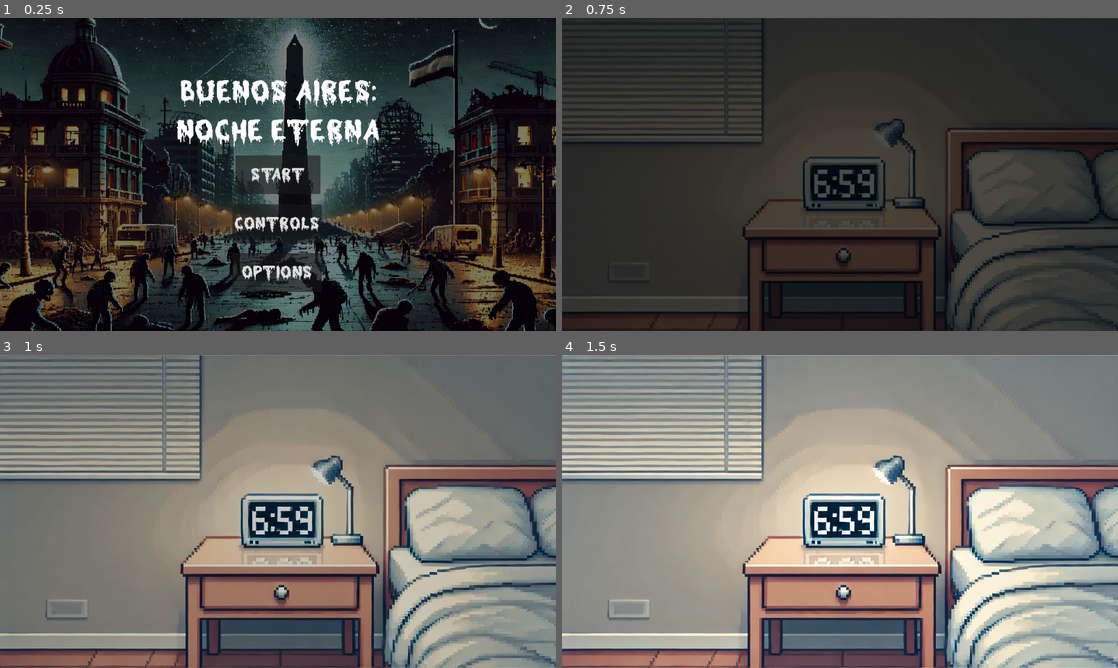
Above: before the commit, frames 1-4 (two rows, left to right).
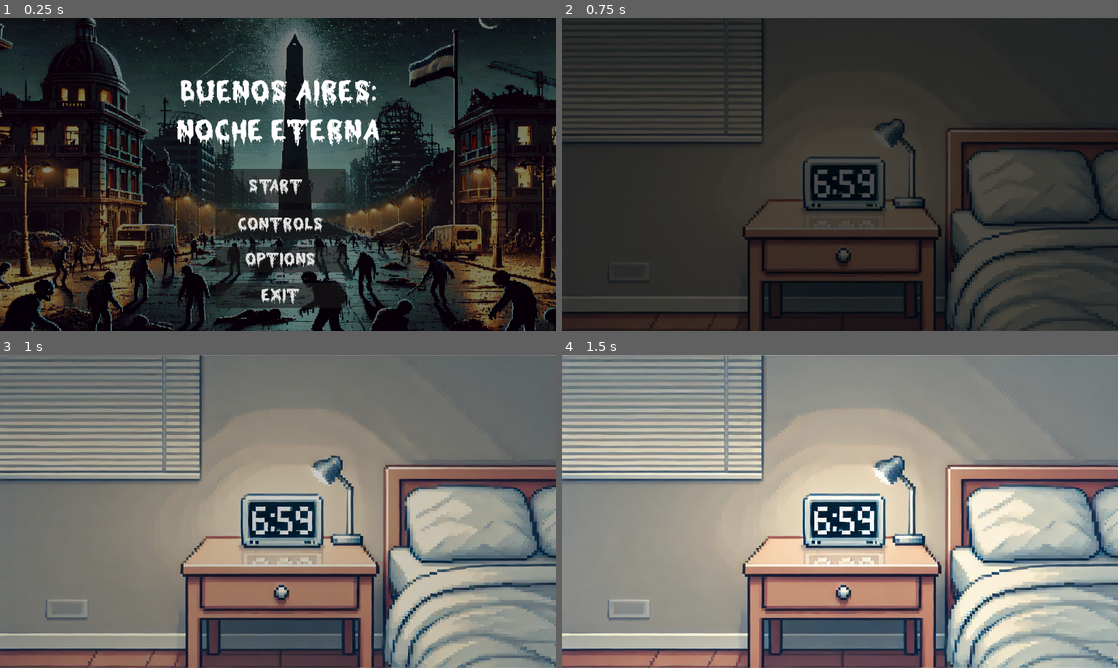
Above: after the commit, the same moments.

Repository: jmsanchezdiaz/boss-ipv-2024-e3.14cos
Game: Godot game, scene res://menu.tscn
Two runs of this game, one before a commit and one after it. Both use one fixed random seed, a clock stepped at 60 frames per second and the inputs below. Sound files missing from this copy of the repository are replaced by a short silence.
Inputs (mouse positions are in pixels of both pictures, inside the frame that each line leads up to):
- Up to frame 1 (0.25 s): no input
- Up to frame 2 (0.75 s): click "Start" at 0.5 s
- Up to frame 3 (1 s): no input
- Up to frame 4 (1.5 s): move the mouse to (962, 495) at 1.27 s; press the mouse at (962, 495) at 1.28 s; hold D (move_right) from 1.28 s (still down)

The runs differ from the first frame. In frame 1, 4.8% of the frame differs, in the area x 37-63%, y 43-93%; in frame 2, nothing differs; in frame 3, nothing differs; in frame 4, nothing differs.

Commit message:
add exit option

Diff:
--- a/default_bus_layout.tres
+++ b/default_bus_layout.tres
@@ -37,7 +37,7 @@
 bus/1/solo = false
 bus/1/mute = false
 bus/1/bypass_fx = false
-bus/1/volume_db = -10.5185
+bus/1/volume_db = 2.51146
 bus/1/send = &"Master"
 bus/1/effect/0/effect = SubResource("AudioEffectCompressor_yqyqd")
 bus/1/effect/0/enabled = false
@@ -67,7 +67,7 @@
 bus/4/solo = false
 bus/4/mute = false
 bus/4/bypass_fx = false
-bus/4/volume_db = -1.91699
+bus/4/volume_db = -1.33038
 bus/4/send = &"Player"
 bus/5/name = &"PlayerAttack"
 bus/5/solo = false
--- a/game_hud.gd
+++ b/game_hud.gd
@@ -32,3 +32,8 @@
 func _on_options_btn_pressed() -> void:
 	optionsBtn.release_focus()
 	options.show()
+
+
+
+func _on_exit_pressed() -> void:
+	get_tree().quit()
--- a/game_hud.tscn
+++ b/game_hud.tscn
@@ -8,7 +8,6 @@
 script = ExtResource("1_s7av8")
 
 [node name="Options" parent="." instance=ExtResource("3_o855o")]
-visible = false
 
 [node name="GameOver" type="Control" parent="."]
 layout_mode = 3
@@ -78,9 +77,9 @@
 anchor_top = 0.5
 anchor_right = 0.5
 anchor_bottom = 0.5
-offset_left = -103.0
+offset_left = -227.0
 offset_top = 98.0
-offset_right = 103.0
+offset_right = -21.0
 offset_bottom = 187.0
 grow_horizontal = 2
 grow_vertical = 2
@@ -88,6 +87,24 @@
 theme_override_font_sizes/font_size = 38
 text = "Options"
 
+[node name="Exit" type="Button" parent="GameOver"]
+layout_mode = 1
+anchors_preset = 8
+anchor_left = 0.5
+anchor_top = 0.5
+anchor_right = 0.5
+anchor_bottom = 0.5
+offset_left = 27.0
+offset_top = 98.0
+offset_right = 217.0
+offset_bottom = 188.0
+grow_horizontal = 2
+grow_vertical = 2
+theme_override_fonts/font = ExtResource("2_akpgk")
+theme_override_font_sizes/font_size = 45
+text = "Exit"
+
 [connection signal="pressed" from="GameOver/ResetButton" to="." method="_on_reset_button_pressed"]
 [connection signal="pressed" from="GameOver/BackToMenu" to="." method="_on_back_to_menu_pressed"]
 [connection signal="pressed" from="GameOver/OptionsBtn" to="." method="_on_options_btn_pressed"]
+[connection signal="pressed" from="GameOver/Exit" to="." method="_on_exit_pressed"]
--- a/menu.gd
+++ b/menu.gd
@@ -36,3 +36,7 @@
 func _on_options_btn_pressed() -> void:
 	optionsBtn.release_focus()
 	options.show()
+
+
+func _on_e_xit_pressed() -> void:
+	get_tree().quit()
--- a/menu.tscn
+++ b/menu.tscn
@@ -62,10 +62,10 @@
 anchor_top = 0.5
 anchor_right = 0.5
 anchor_bottom = 0.5
-offset_left = -98.0
-offset_top = -44.5
-offset_right = 98.0
-offset_bottom = 44.5
+offset_left = -167.0
+offset_top = -13.0
+offset_right = 156.0
+offset_bottom = 66.0
 grow_horizontal = 2
 grow_vertical = 2
 theme_override_fonts/font = ExtResource("3_vj7u7")
@@ -78,10 +78,10 @@
 anchor_top = 0.5
 anchor_right = 0.5
 anchor_bottom = 0.5
-offset_left = -105.0
-offset_top = 69.0
-offset_right = 101.0
-offset_bottom = 158.0
+offset_left = -144.0
+offset_top = 80.0
+offset_right = 156.0
+offset_bottom = 149.0
 grow_horizontal = 2
 grow_vertical = 2
 theme_override_fonts/font = ExtResource("3_vj7u7")
@@ -94,17 +94,34 @@
 anchor_top = 0.5
 anchor_right = 0.5
 anchor_bottom = 0.5
-offset_left = -105.0
-offset_top = 181.0
-offset_right = 101.0
-offset_bottom = 270.0
+offset_left = -144.0
+offset_top = 166.0
+offset_right = 156.0
+offset_bottom = 225.0
 grow_horizontal = 2
 grow_vertical = 2
 theme_override_fonts/font = ExtResource("3_vj7u7")
 theme_override_font_sizes/font_size = 38
 text = "Options"
 
+[node name="eXIT" type="Button" parent="CanvasLayer"]
+anchors_preset = 8
+anchor_left = 0.5
+anchor_top = 0.5
+anchor_right = 0.5
+anchor_bottom = 0.5
+offset_left = -144.0
+offset_top = 249.0
+offset_right = 156.0
+offset_bottom = 307.0
+grow_horizontal = 2
+grow_vertical = 2
+theme_override_fonts/font = ExtResource("3_vj7u7")
+theme_override_font_sizes/font_size = 38
+text = "EXIT"
+
 [node name="ControlsBG" type="ColorRect" parent="CanvasLayer"]
+visible = false
 anchors_preset = 15
 anchor_right = 1.0
 anchor_bottom = 1.0
@@ -113,6 +130,7 @@
 color = Color(0, 0, 0, 0.811765)
 
 [node name="Controls" type="Control" parent="CanvasLayer"]
+visible = false
 layout_mode = 3
 anchors_preset = 8
 anchor_left = 0.5
@@ -366,4 +384,5 @@
 [connection signal="pressed" from="CanvasLayer/StartBtn" to="." method="_on_start_btn_pressed"]
 [connection signal="pressed" from="CanvasLayer/ControlsBtn" to="." method="_on_controls_btn_pressed"]
 [connection signal="pressed" from="CanvasLayer/OptionsBtn" to="." method="_on_options_btn_pressed"]
+[connection signal="pressed" from="CanvasLayer/eXIT" to="." method="_on_e_xit_pressed"]
 [connection signal="pressed" from="CanvasLayer/Controls/Button" to="." method="_on_close_controls_button_pressed"]
--- a/options.gd
+++ b/options.gd
@@ -42,3 +42,7 @@
 
 func _on_zombie_slider_changed(value: float) -> void:
 	AudioServer.set_bus_volume_db(AudioServer.get_bus_index("Zombie"), linear_to_db(value))
+
+
+func _on_exit_pressed() -> void:
+	get_tree().quit()
--- a/options.tscn
+++ b/options.tscn
@@ -238,18 +238,36 @@
 anchor_top = 1.0
 anchor_right = 0.5
 anchor_bottom = 1.0
-offset_left = -78.0
-offset_top = -103.0
-offset_right = 74.0
-offset_bottom = -34.0
+offset_left = 78.0
+offset_top = -120.0
+offset_right = 230.0
+offset_bottom = -51.0
 grow_horizontal = 2
 grow_vertical = 0
 theme_override_fonts/font = ExtResource("1_3jngf")
 theme_override_font_sizes/font_size = 32
 text = "Close"
+
+[node name="Exit" type="Button" parent="."]
+layout_mode = 1
+anchors_preset = 7
+anchor_left = 0.5
+anchor_top = 1.0
+anchor_right = 0.5
+anchor_bottom = 1.0
+offset_left = -183.0
+offset_top = -120.0
+offset_right = -31.0
+offset_bottom = -51.0
+grow_horizontal = 2
+grow_vertical = 0
+theme_override_fonts/font = ExtResource("1_3jngf")
+theme_override_font_sizes/font_size = 32
+text = "Exit"
 
 [connection signal="value_changed" from="Player/PlayerSlider" to="." method="_on_player_slider_changed"]
 [connection signal="value_changed" from="Zombies/ZombiesSlider" to="." method="_on_zombie_slider_changed"]
 [connection signal="value_changed" from="Music/MusicSlider" to="." method="_on_music_slider_changed"]
 [connection signal="value_changed" from="Master/MasterSlider" to="." method="_on_master_slider_changed"]
 [connection signal="pressed" from="Button" to="." method="_on_button_pressed"]
+[connection signal="pressed" from="Exit" to="." method="_on_exit_pressed"]
Not shown, changed: export_presets.cfg
Not shown, changed: export-boss/index.html
Not shown, changed: export-boss/index.pck
